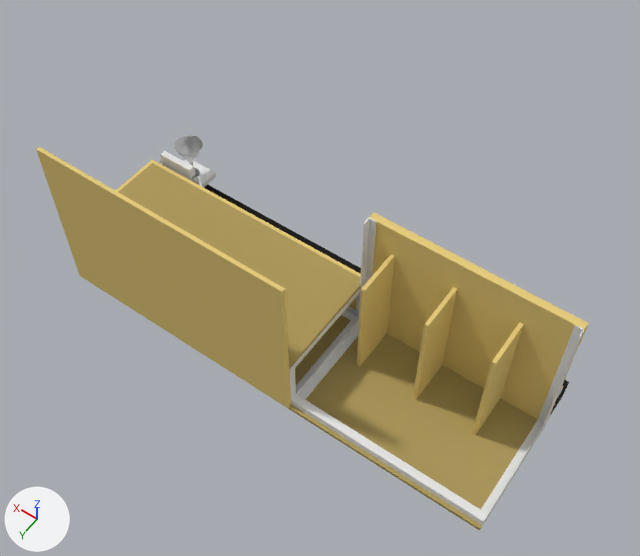
One commit to the Blender file cad/barbot.blend: the scene before it, then after it.
Both versions are drawn from a camera (50 mm lens) standing at (-0.196, 1.412, 2.23) and looking at (0.684, 0.18, 0.294). The axes (+X, +Y, +Z) are drawn at lower left. The lights are the same throughout.

In view in the first picture: 'DripTray', 'LSecOpticBoxRear', 'LSecOpticHorizLeft', 'LSecOpticHorizRight', 'LSecOpticVertLeft', 'LSecOpticVertRight', 'OpricServoMountBoards', 'OpticBaseBoard', 'OpticFrontBoard', 'OpticTopBoard', 'Right BoxEndBoard', 'RightBoxBackBoard', 'RightBoxBaseBoard', 'RightBoxBaseBoard.001', 'RightBoxFrontBoard'.
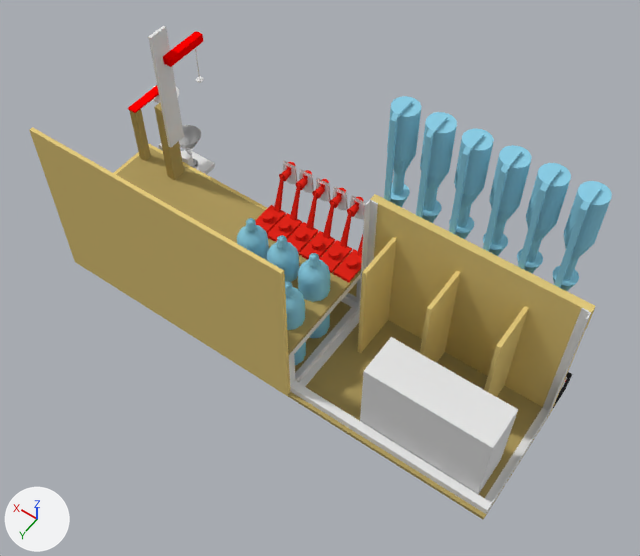
Where the newer file only moved an object's origin or applied its transform, the numbers keep the older frame.

What differs and where, as boxes (x1, y1, x2, y2) in the pictures (640 x 556 px):
'RightBoxBackBoard', moved
    before: (36, 147, 291, 409)
    after: (29, 127, 290, 396)
'OpticBaseBoard', moved
    before: (289, 334, 546, 530)
    after: (288, 320, 550, 519)
'OpticFrontBoard', moved
    before: (369, 215, 587, 424)
    after: (370, 197, 594, 413)
'Cube', shown (cyan)
    after: (384, 96, 612, 291)
'RightBoxBaseBoard.001', moved
    before: (119, 163, 361, 369)
    after: (116, 147, 361, 354)
'Enclosure', shown
    after: (360, 337, 518, 494)
'OpricServoMountBoards', moved
    before: (357, 254, 524, 435)
    after: (357, 237, 529, 397)
'CO2Tap', shown (red)
    after: (255, 161, 365, 283)
'LSecOpticBoxRear', moved
    before: (291, 394, 488, 525)
    after: (290, 381, 492, 514)
'StirrerMetal', shown
    after: (148, 26, 204, 180)
'OpticTopBoard', moved
    before: (372, 212, 589, 345)
    after: (373, 194, 596, 330)
'LSecOpticHorizRight', moved
    before: (296, 320, 359, 399)
    after: (296, 307, 360, 387)
'Cylinder.005', shown (cyan)
    after: (298, 253, 330, 339)
'LSecOpticHorizLeft', moved
    before: (481, 420, 543, 517)
    after: (485, 408, 548, 506)
'RightBoxBaseBoard', moved
    before: (295, 315, 351, 385)
    after: (295, 301, 351, 373)
'RightBoxFrontBoard', moved
    before: (150, 159, 361, 310)
    after: (148, 144, 357, 297)
'LSecOpticVertLeft', moved
    before: (538, 325, 584, 428)
    after: (543, 308, 591, 417)
'Rail.001', moved
    before: (160, 151, 216, 187)
    after: (159, 143, 215, 175)
'DripTray', moved
    before: (204, 184, 569, 415)
    after: (553, 372, 573, 408)
'LSecOpticVertRight', moved
    before: (358, 218, 377, 320)
    after: (359, 200, 378, 307)
'Cylinder.004', shown (cyan)
    after: (267, 235, 299, 282)
'UmbrellaDropper.003', shown
    after: (128, 85, 179, 161)
'Cylinder', shown (cyan)
    after: (285, 281, 306, 365)
'Cylinder.003', shown (cyan)
    after: (237, 218, 269, 260)
'Rail.002', moved
    before: (173, 135, 203, 177)
    after: (179, 125, 201, 167)
'Right BoxEndBoard', mesh moved
    before: (115, 162, 151, 192)
    after: (114, 152, 139, 174)
'Rail.000', moved
    before: (557, 385, 563, 398)
    after: (561, 377, 567, 389)

The change, as a list of edits to the scene's bpy script:
```text
Change me_cube_010:
    where me_cube_010.from_pydata(...)  # 8 vertices, 6 faces; spans x -0.006..0.006, y -0.188..0.188, z -0.094..0.094
    used by ob_right_boxendboard; location = (1.494, 0.2, 0.035); scale = (1.0, 1.0, 1.13)
    me_cube_010 part 1: the whole mesh is moved by (0.0, 0.0, 0.064)
Change ob_opricservomountboards:
    ob_opricservomountboards.location: (0.154, 0.087, 0.13) -> (0.154, 0.087, 0.202)
Change ob_optictopboard:
    ob_optictopboard.location: (0.0, -0.006, 0.375) -> (0.0, -0.006, 0.447)
Change ob_opticfrontboard:
    ob_opticfrontboard.location: (0.0, 0.006, 0.174) -> (0.0, 0.006, 0.246)
Change ob_opticbaseboard:
    ob_opticbaseboard.location: (0.32, 0.012, -0.066) -> (0.32, 0.012, 0.006)
Change ob_rightboxbaseboard_001:
    ob_rightboxbaseboard_001.location: (1.064, 0.012, 0.136) -> (1.064, 0.012, 0.208)
Change ob_rightboxbackboard:
    ob_rightboxbackboard.location: (1.07, 0.394, 0.5) -> (1.07, 0.394, 0.572)
Change ob_rightboxfrontboard:
    ob_rightboxfrontboard.location: (1.07, 0.006, 0.142) -> (1.07, 0.006, 0.214)
Change ob_rightboxbaseboard:
    ob_rightboxbaseboard.location: (1.064, 0.012, -0.066) -> (1.064, 0.012, 0.006)
Change ob_rail_000:
    ob_rail_000.location: (0.75, -0.012, 0.082) -> (0.75, -0.012, 0.127)
Change ob_driptray:
    ob_driptray.location: (1.502, -0.065, -0.07) -> (1.502, -0.066, -0.028)
Change ob_lsecoptichorizright:
    ob_lsecoptichorizright.location: (0.638, 0.188, -0.048) -> (0.638, 0.188, 0.025)
Change ob_lsecoptichorizleft:
    ob_lsecoptichorizleft.location: (0.599, 0.188, -0.048) -> (0.599, 0.188, 0.025)
Change ob_lsecopticvertright:
    ob_lsecopticvertright.location: (0.638, 0.206, -0.048) -> (0.638, 0.206, 0.025)
Change ob_lsecopticboxrear:
    ob_lsecopticboxrear.location: (0.0, 0.376, -0.048) -> (0.0, 0.376, 0.025)
Change ob_lsecopticvertleft:
    ob_lsecopticvertleft.location: (0.002, 0.206, -0.048) -> (0.002, 0.206, 0.025)
Change ob_enclosure:
    ob_enclosure.location: (0.231, 0.295, 0.083) -> (0.231, 0.295, 0.155)
    remove ob_enclosure.hide_set(True)  # its collection is switched off
Change ob_cube:
    remove ob_cube.hide_set(True)  # its collection is switched off
    ob_cube.location: (0.104, -0.017, 0.457) -> (0.104, -0.017, 0.529)
Change ob_cylinder_005:
    ob_cylinder_005.location: (0.711, 0.171, 0.085) -> (0.711, 0.171, 0.157)
    remove ob_cylinder_005.hide_set(True)  # its collection is switched off
Change ob_cylinder_004:
    ob_cylinder_004.location: (0.82, 0.171, 0.085) -> (0.82, 0.171, 0.157)
    remove ob_cylinder_004.hide_set(True)  # its collection is switched off
Change ob_cylinder_003:
    ob_cylinder_003.location: (0.93, 0.171, 0.085) -> (0.93, 0.171, 0.157)
    remove ob_cylinder_003.hide_set(True)  # its collection is switched off
Change ob_co2tap:
    ob_co2tap.location: (0.668, 0.043, 0.176) -> (0.67, 0.043, 0.218)
    remove ob_co2tap.hide_set(True)  # its collection is switched off
Change ob_cylinder:
    ob_cylinder.location: (0.711, 0.291, 0.085) -> (0.711, 0.291, 0.157)
    remove ob_cylinder.hide_set(True)  # its collection is switched off
Change ob_umbrelladropper_003:
    ob_umbrelladropper_003.location: (1.464, -0.071, 0.348) -> (1.464, -0.071, 0.42)
    remove ob_umbrelladropper_003.hide_set(True)  # its collection is switched off
Change ob_stirrermetal:
    ob_stirrermetal.location: (1.297, -0.069, 0.522) -> (1.297, -0.069, 0.594)
    remove ob_stirrermetal.hide_set(True)  # its collection is switched off
```
